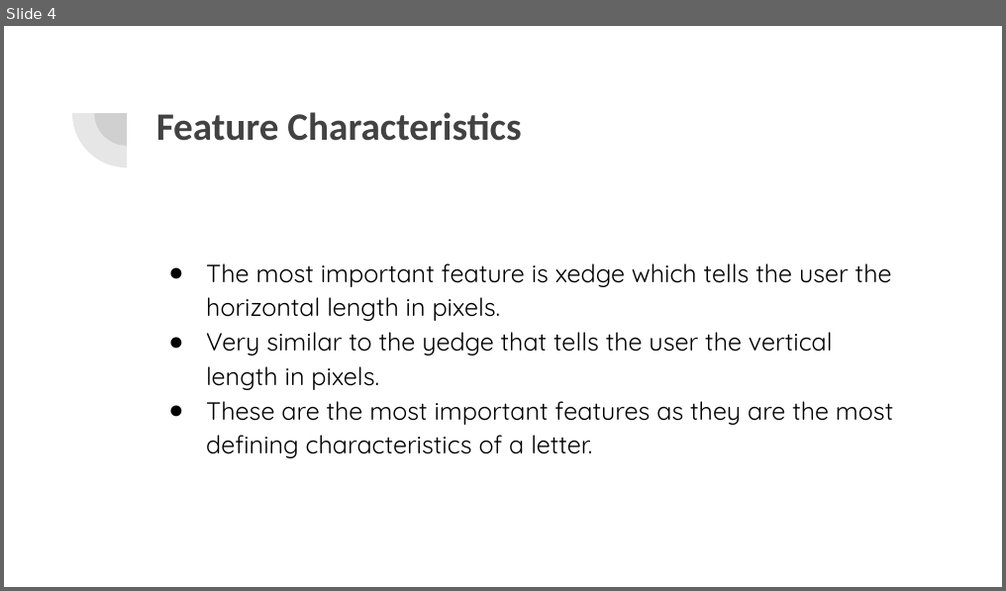
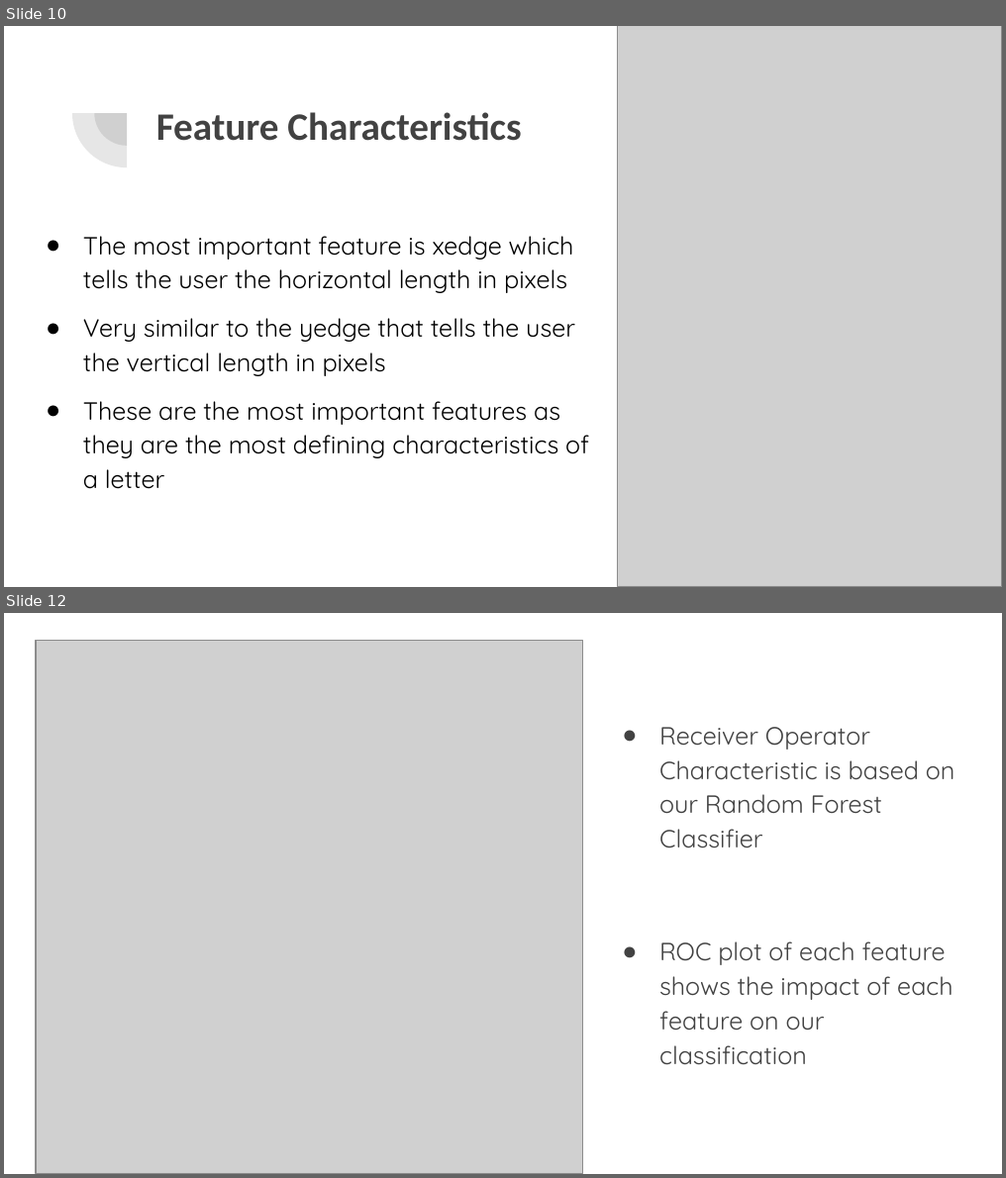
Before and after one commit to ewang24/dataMiningProject, a slide deck: Group Project_ Letter Data Mining.pptx. Shown one above the other, each under a label of ours: slide 4 before the commit, slides 10 and 12 after it; the slides between them are not shown. The pictures are 1006x591 and 1006x1178 pixels, drawn with LibreOffice and Linux fonts; fonts in the diff are those of the drawing; grey boxes stand for pictures. Boxes give left, top, right and bottom in pixels: in the first picture for what was removed or moved away, otherwise in the second. Text is boxed around its words. In the diff, an @@ line names an element or a change of style, - is before the commit and + after.

```diff
--- a/Group Project_ Letter Data Mining.pptx
+++ b/Group Project_ Letter Data Mining.pptx
@@ slide 12 added at (x1=4, y1=613, x2=1002, y2=1174), background #FFFFFF @@
@@ picture added at (x1=36, y1=640, x2=583, y2=1173) @@
@@ text added at (x1=659, y1=727, x2=955, y2=1065), 18 pt, text #424242 @@
+● Receiver Operator Characteristic is based on our Random Forest Classifier
+● ROC plot of each feature shows the impact of each feature on our classification
@@ what was slide 4 is now slide 10 @@
@@ slide 10 changed as well @@
@@ picture added at (x1=618, y1=26, x2=1002, y2=586) @@
@@ text at (x1=83, y1=236, x2=589, y2=489): text changed @@
-● The most important feature is xedge which tells the user the horizontal length in pixels.
-● Very similar to the yedge that tells the user the vertical length in pixels.
-● These are the most important features as they are the most defining characteristics of a letter.
+● The most important feature is xedge which tells the user the horizontal length in pixels
+● Very similar to the yedge that tells the user the vertical length in pixels
+● These are the most important features as they are the most defining characteristics of a letter
```
Also in this commit, not shown: 5 other slides changed, 11 other slides added, 1 slide removed, 4 other files.
